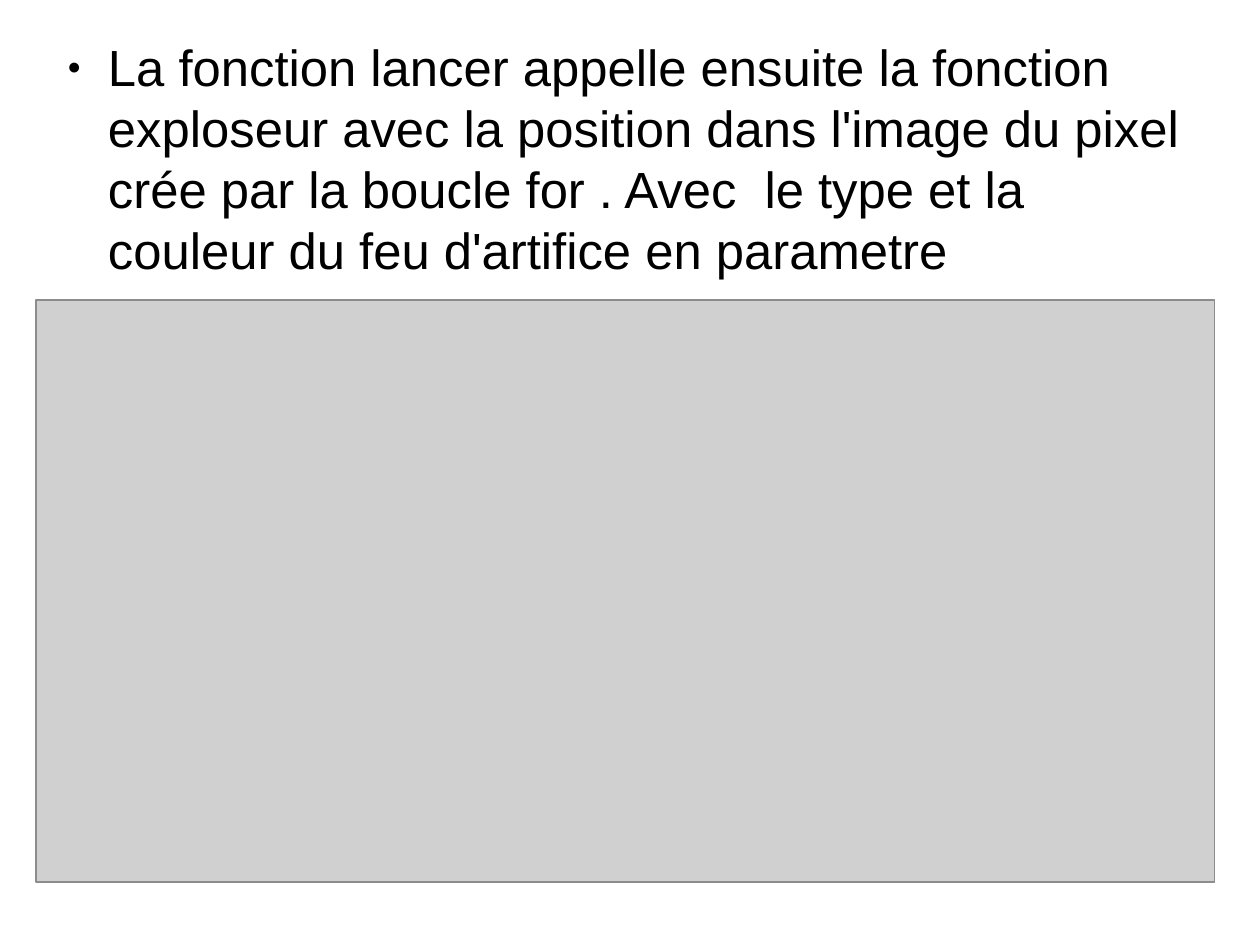
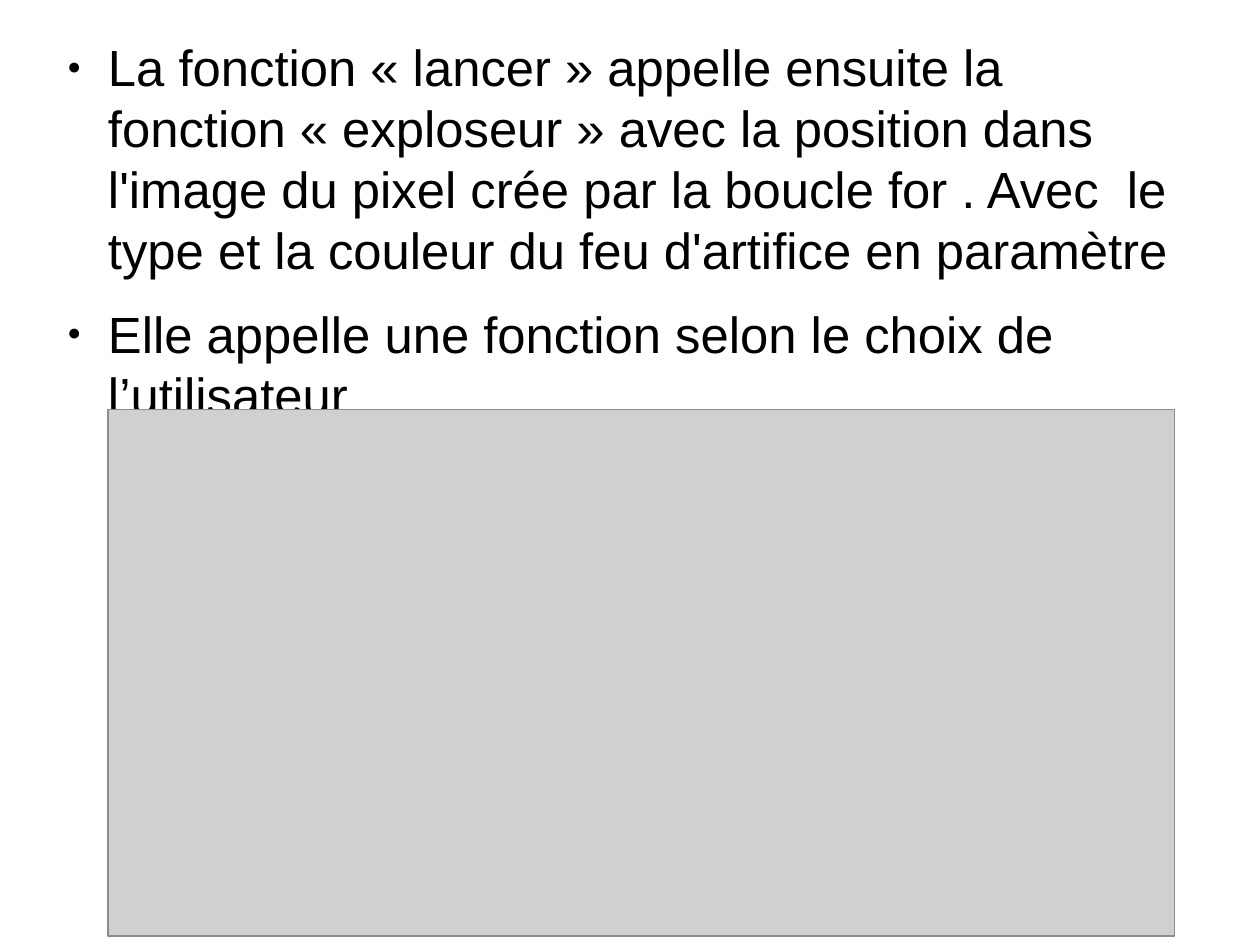
Before and after one commit to chuchodal/diapo-mini-projet, a slide deck: slide 8 of diapo_mini_projet.odp. Drawn at 1260x945 pixels with LibreOffice and Linux fonts; fonts in the diff are those of the drawing; grey boxes stand for pictures. Boxes give left, top, right and bottom in pixels: in the first picture for what was removed or moved away, otherwise in the second. Text is boxed around its words. In the diff, an @@ line names an element or a change of style, - is before the commit and + after.

```diff
--- a/diapo_mini_projet.odp
+++ b/diapo_mini_projet.odp
@@ text at <box>108,49,1167,424</box>: text changed @@
-● La fonction lancer appelle ensuite la fonction exploseur avec la position dans l'image du pixel crée par la boucle for . Avec le type et la couleur du feu d'artifice en parametre
+● La fonction « lancer » appelle ensuite la fonction « exploseur » avec la position dans l'image du pixel crée par la boucle for . Avec le type et la couleur du feu d'artifice en paramètre
+● Elle appelle une fonction selon le choix de l’utilisateur
@@ picture: place and size @@
-picture at <box>35,300,1214,882</box>
+picture at <box>107,409,1174,936</box>
```
Also in this commit, not shown: 4 other slides changed, 6 slides added, 1 slide removed.
